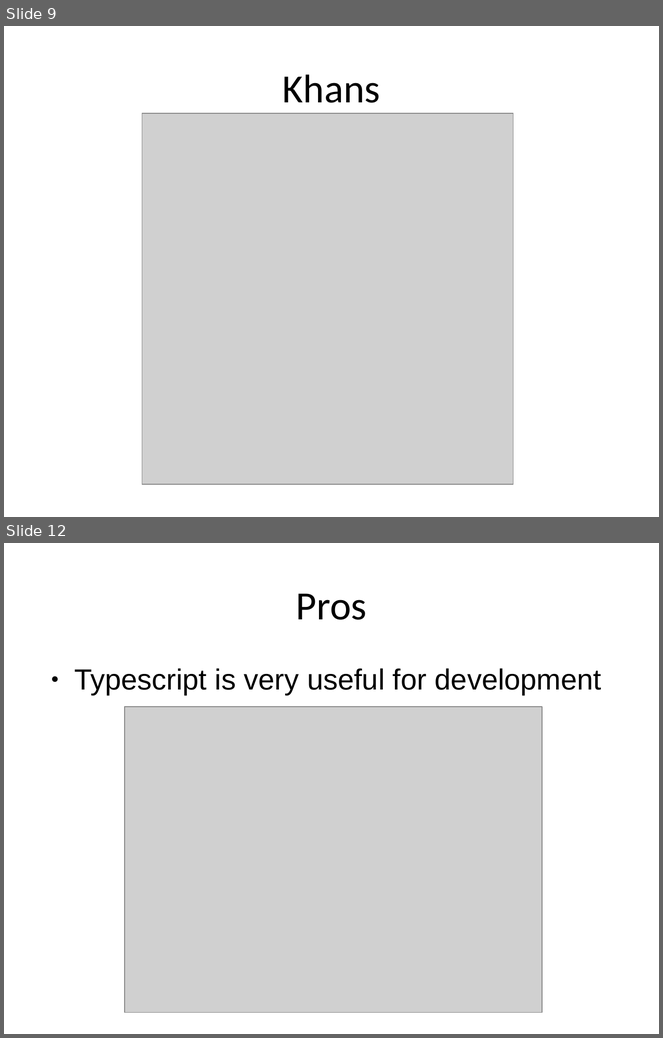
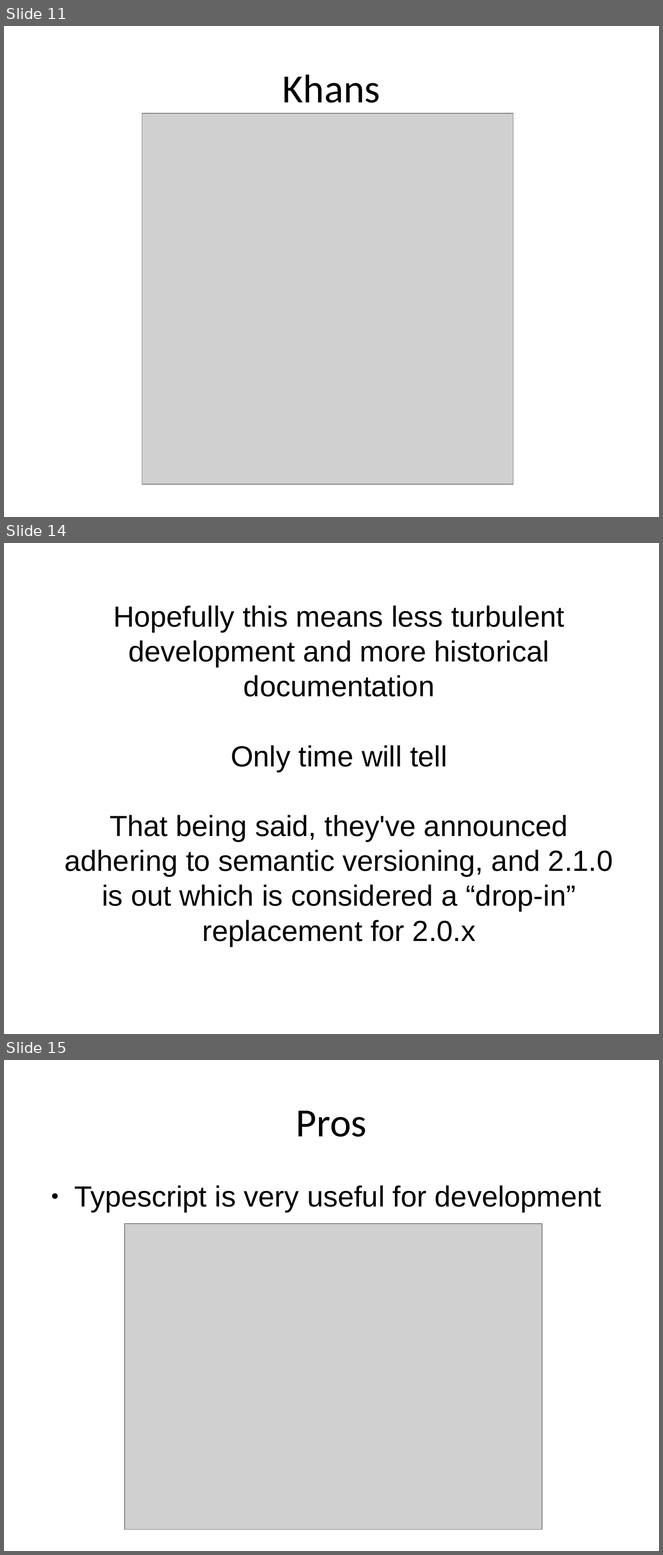
Before and after one commit to trognus/devcon2016, a slide deck: devconNg2.odp. Shown one above the other, each under a label of ours: slides 9 and 12 before the commit, slides 11, 14 and 15 after it; the slides between them are not shown. The pictures are 663x1038 and 663x1555 pixels, drawn with LibreOffice and Linux fonts; fonts in the diff are those of the drawing; grey boxes stand for pictures. Boxes give left, top, right and bottom in pixels: in the first picture for what was removed or moved away, otherwise in the second. Text is boxed around its words. In the diff, an @@ line names an element or a change of style, - is before the commit and + after.

```diff
--- a/devconNg2.odp
+++ b/devconNg2.odp
@@ slide 14 added at bbox=[4, 543, 659, 1034], background #FFFFFF @@
@@ subtitle added at bbox=[65, 605, 613, 947], 32 pt, text #000000 @@
+Hopefully this means less turbulent development and more historical documentation
+Only time will tell
+That being said, they've announced adhering to semantic versioning, and 2.1.0 is out which is considered a “drop-in” replacement for 2.0.x
@@ what was slide 9 is now slide 11 @@
@@ what was slide 12 is now slide 15 @@
```
Also in this commit, not shown: 4 slides changed, 5 other slides added, 1 slide removed, 1 other file.
